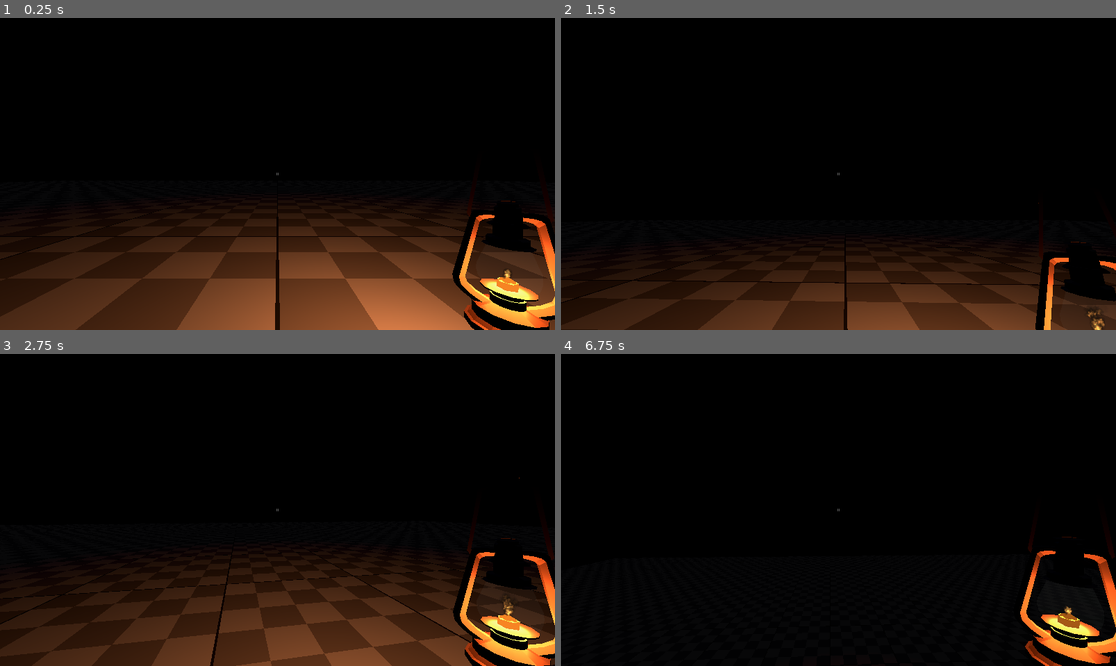
Above: before the commit, frames 1-4 (two rows, left to right).
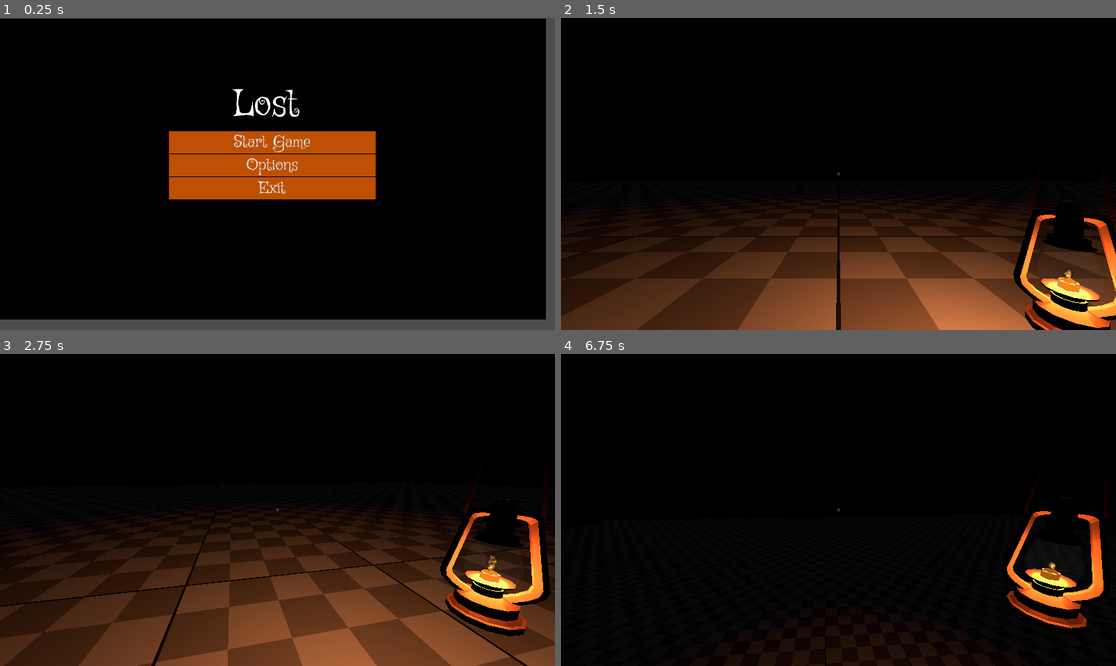
Above: after the commit, the same moments.

Repository: Aaron-Massey/untitledMazeGame
Game: Godot game, scene res://MainMenu.tscn
Same seed, same stepped clock (60 frames per second), same inputs: the game is played once before the commit and once after it. Before the commit the project starts from res://main.tscn.
Inputs (mouse positions are in pixels of both pictures, inside the frame that each line leads up to):
- Up to frame 1 (0.25 s): no input
- Up to frame 2 (1.5 s): click (832, 164) at 0.5 s, where only the run after the commit has a clickable "Options"; click (832, 142) at 1.25 s, where only the run after the commit has a clickable "Start Game"
- Up to frame 3 (2.75 s): move the mouse to (305, 510) at 2.02 s; hold W (move_up) from 2.03 s (still down); click (305, 510) at 2.1 s; tap Space (jump) at 2.27 s
- Up to frame 4 (6.75 s): keep holding W (move_up); move the mouse to (810, 510) at 2.77 s; tap E (interact) at 2.85, 5.85 s; tap Space (jump) at 3.02, 4.52, 5.27, 6.02 s; move the mouse to (849, 503) at 3.52 s; tap Q (lantern) at 3.6, 6.6 s; tap Enter at 4.25 s; move the mouse to (832, 516) at 4.27 s; tap Shift (move_sprint) at 4.35 s; move the mouse to (877, 513) at 5.02 s; click (877, 513) at 5.1 s; tap R (debug_reset) at 5.75, 6.5 s; move the mouse to (794, 506) at 5.77 s; move the mouse to (844, 510) at 6.52 s

The runs differ from the first frame. In frame 1, 45% of the frame differs, in the area x 0-100%, y 0-100%; in frame 2, 27%; in frame 3, 29%; in frame 4, 5.1%.

Commit message:
Adding Menu
Adds a menu scene that boots with the game that transitions into the game or options with an exit option

Diff:
--- /dev/null
+++ b/MainMenu.tscn
@@ -0,0 +1,101 @@
+[gd_scene format=3 uid="uid://d3yjy2bmm20mr"]
+
+[ext_resource type="Script" uid="uid://ntrjij8bhx7v" path="res://main_menu.gd" id="1_i26rj"]
+[ext_resource type="FontFile" uid="uid://bpu1gxn3he0bn" path="res://assets/Griffy-Regular.ttf" id="2_h7a2f"]
+[ext_resource type="Theme" uid="uid://bgw7k3pc20t16" path="res://assets/mainColorTheme.tres" id="3_qoqlk"]
+
+[sub_resource type="LabelSettings" id="LabelSettings_iwfq2"]
+font = ExtResource("2_h7a2f")
+font_size = 128
+
+[sub_resource type="StyleBoxFlat" id="StyleBoxFlat_h7a2f"]
+bg_color = Color(0.74509805, 0.3137255, 0.011764706, 1)
+
+[sub_resource type="StyleBoxFlat" id="StyleBoxFlat_iwfq2"]
+bg_color = Color(0.6, 0.25700003, 0.011999989, 1)
+
+[sub_resource type="StyleBoxFlat" id="StyleBoxFlat_qoqlk"]
+bg_color = Color(0.6, 0.25700003, 0.011999989, 1)
+
+[sub_resource type="StyleBoxFlat" id="StyleBoxFlat_7r1g0"]
+bg_color = Color(0.74509805, 0.3137255, 0.011764706, 1)
+
+[sub_resource type="StyleBoxFlat" id="StyleBoxFlat_cqjrg"]
+bg_color = Color(0.6, 0.25700003, 0.011999989, 1)
+
+[sub_resource type="StyleBoxFlat" id="StyleBoxFlat_e2xy7"]
+bg_color = Color(0.6, 0.25700003, 0.011999989, 1)
+
+[sub_resource type="StyleBoxFlat" id="StyleBoxFlat_fimr5"]
+bg_color = Color(0.74509805, 0.3137255, 0.011764706, 1)
+
+[sub_resource type="StyleBoxFlat" id="StyleBoxFlat_u7cqb"]
+bg_color = Color(0.6, 0.25700003, 0.011999989, 1)
+
+[sub_resource type="StyleBoxFlat" id="StyleBoxFlat_afec1"]
+bg_color = Color(0.6, 0.25700003, 0.011999989, 1)
+
+[node name="MainMenu" type="Control" unique_id=445787722 node_paths=PackedStringArray("start", "options", "exit")]
+layout_mode = 3
+anchors_preset = 15
+anchor_right = 1.0
+anchor_bottom = 1.0
+offset_top = 2.0
+offset_bottom = 2.0
+grow_horizontal = 2
+grow_vertical = 2
+script = ExtResource("1_i26rj")
+start = NodePath("VBox/Buttons/Start")
+options = NodePath("VBox/Buttons/Options")
+exit = NodePath("VBox/Buttons/Exit")
+
+[node name="ColorRect" type="ColorRect" parent="." unique_id=193498196]
+layout_mode = 0
+offset_right = 40.0
+offset_bottom = 40.0
+scale = Vector2(47.22619, 26.03661)
+color = Color(0, 0, 0, 1)
+
+[node name="VBox" type="VBoxContainer" parent="." unique_id=522453159]
+layout_mode = 0
+offset_left = 585.0
+offset_top = 213.0
+offset_right = 1299.0
+offset_bottom = 650.0
+
+[node name="Label" type="Label" parent="VBox" unique_id=1952049036]
+layout_mode = 2
+text = "Lost "
+label_settings = SubResource("LabelSettings_iwfq2")
+horizontal_alignment = 1
+
+[node name="Buttons" type="VBoxContainer" parent="VBox" unique_id=588818881]
+layout_mode = 2
+
+[node name="Start" type="Button" parent="VBox/Buttons" unique_id=2113379717]
+layout_mode = 2
+theme = ExtResource("3_qoqlk")
+theme_override_fonts/font = ExtResource("2_h7a2f")
+theme_override_font_sizes/font_size = 56
+theme_override_styles/normal = SubResource("StyleBoxFlat_h7a2f")
+theme_override_styles/pressed = SubResource("StyleBoxFlat_iwfq2")
+theme_override_styles/hover = SubResource("StyleBoxFlat_qoqlk")
+text = "Start Game"
+
+[node name="Options" type="Button" parent="VBox/Buttons" unique_id=1929809681]
+layout_mode = 2
+theme_override_fonts/font = ExtResource("2_h7a2f")
+theme_override_font_sizes/font_size = 56
+theme_override_styles/normal = SubResource("StyleBoxFlat_7r1g0")
+theme_override_styles/pressed = SubResource("StyleBoxFlat_cqjrg")
+theme_override_styles/hover = SubResource("StyleBoxFlat_e2xy7")
+text = "Options"
+
+[node name="Exit" type="Button" parent="VBox/Buttons" unique_id=2104959368]
+layout_mode = 2
+theme_override_fonts/font = ExtResource("2_h7a2f")
+theme_override_font_sizes/font_size = 56
+theme_override_styles/normal = SubResource("StyleBoxFlat_fimr5")
+theme_override_styles/pressed = SubResource("StyleBoxFlat_u7cqb")
+theme_override_styles/hover = SubResource("StyleBoxFlat_afec1")
+text = "Exit"
--- a/assets/playerCharacter/character.gd
+++ b/assets/playerCharacter/character.gd
@@ -20,7 +20,7 @@
 
 @export_category("Movement")
 ## How quickly the character accelerates when input is given
-@export var acceleration: float = 10.0
+@export var acceleration: float = 30.0
 ## How quickly the character decelerates when no input is given
 @export var deceleration: float = 15.0
 ## The maximum speed the character can reach when moving
--- a/main.tscn
+++ b/main.tscn
@@ -4,7 +4,12 @@
 [ext_resource type="PackedScene" uid="uid://dikss4lhjyr5t" path="res://assets/playerCharacter/Character.tscn" id="2_a0tk4"]
 [ext_resource type="Script" uid="uid://c5phgb7xt0b5l" path="res://assets/maps/test_map.gd" id="3_h2yge"]
 
+[sub_resource type="GDScript" id="GDScript_h2yge"]
+script/source = "extends Node3D
+"
+
 [node name="Main" type="Node3D" unique_id=1523194918]
+script = SubResource("GDScript_h2yge")
 
 [node name="CharacterBody3D" parent="." unique_id=194776046 instance=ExtResource("2_a0tk4")]
 transform = Transform3D(1, 0, 0, 0, 1, 0, 0, 0, 1, 0, -1.1920929e-07, 0)
--- /dev/null
+++ b/main_menu.gd
@@ -0,0 +1,17 @@
+extends Control
+
+const MAIN_SCENE := preload("res://main.tscn")
+
+@export var start: Button
+@export var options: Button
+@export var exit: Button
+
+func _ready():
+		start.button_down.connect(on_start_press)
+		exit.button_down.connect(on_exit_press)
+
+func on_start_press():
+	get_tree().change_scene_to_file("res://main.tscn")
+
+func on_exit_press():
+	get_tree().quit()
--- a/project.godot
+++ b/project.godot
@@ -11,7 +11,7 @@
 [application]
 
 config/name="untitledMazeGame"
-run/main_scene="uid://ddf3rnkg4j1ua"
+run/main_scene="uid://d3yjy2bmm20mr"
 config/features=PackedStringArray("4.6", "GL Compatibility")
 config/icon="res://icon.svg"
 
Binary file added: assets/Griffy-Regular.ttf
Not shown, added: assets/Griffy-Regular.ttf.import
Not shown, added: main_menu.gd.uid
